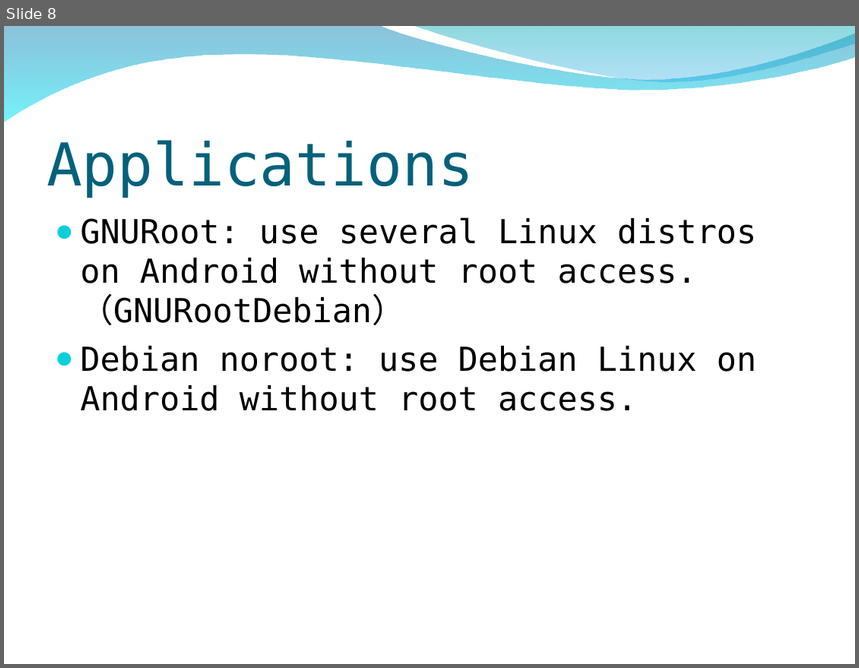
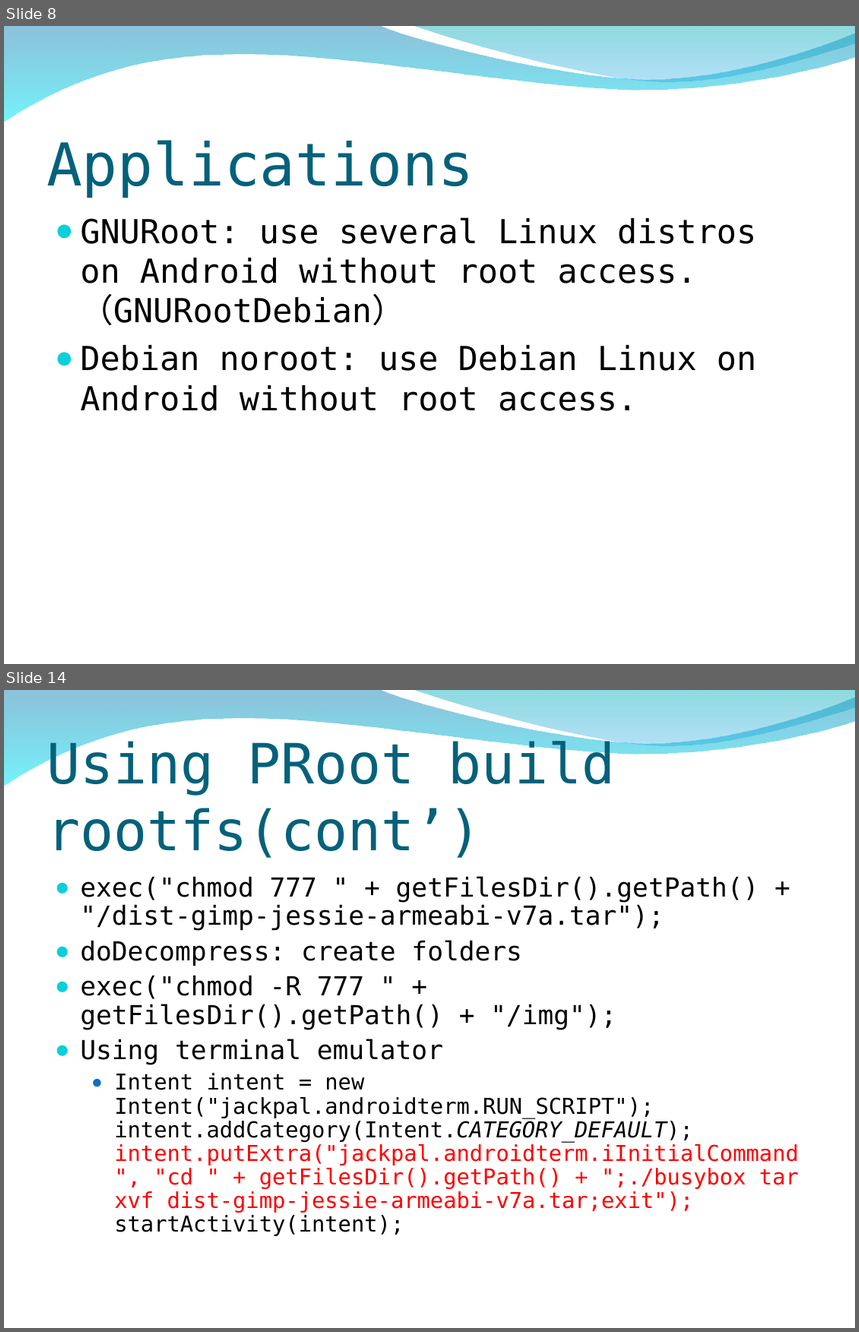
Before and after one commit to peter279k/regular_meeting, a slide deck: Proot.ppt. Shown one above the other, each under a label of ours: slide 8 before the commit, slides 8 and 14 after it; the slides between them are not shown. The pictures are 859x668 and 859x1332 pixels, drawn with LibreOffice and Linux fonts; fonts in the diff are those of the drawing; background and template pictures are left out. Boxes give left, top, right and bottom in pixels: in the first picture for what was removed or moved away, otherwise in the second. Text is boxed around its words. In the diff, an @@ line names an element or a change of style, - is before the commit and + after.

Commit message:
add proot info build 心得與安全性議題

```diff
--- a/Proot.ppt
+++ b/Proot.ppt
@@ slide 14 added at (x1=4, y1=690, x2=855, y2=1328), background picture (left out); not listed: 2 template elements that a slide beside it also shows @@
@@ title added at (x1=47, y1=739, x2=615, y2=858), 47 pt, text #04617B @@
+Using PRoot build rootfs(cont’)
@@ text added at (x1=80, y1=876, x2=799, y2=1236), 18.5 pt, text #000000 @@
+● exec("chmod 777 " + getFilesDir().getPath() + "/dist-gimp-jessie-armeabi-v7a.tar");
+● doDecompress: create folders
+● exec("chmod -R 777 " + getFilesDir().getPath() + "/img");
+● Using terminal emulator
+  ● Intent intent = new Intent("jackpal.androidterm.RUN_SCRIPT");
+    intent.addCategory(Intent.CATEGORY_DEFAULT);
+    intent.putExtra("jackpal.androidterm.iInitialCommand", "cd " + getFilesDir().getPath() + ";./busybox tar xvf dist-gimp-jessie-armeabi-v7a.tar;exit");
+    startActivity(intent);
```
Also in this commit, not shown: 2 slides changed, 10 other slides added.
